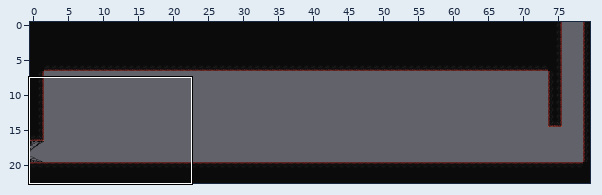
Tiled map: tiled/main4-miniboss.tmx. The picture above shows the old version from afar; the outline marks the close-up.
Close-up. Before the edit:
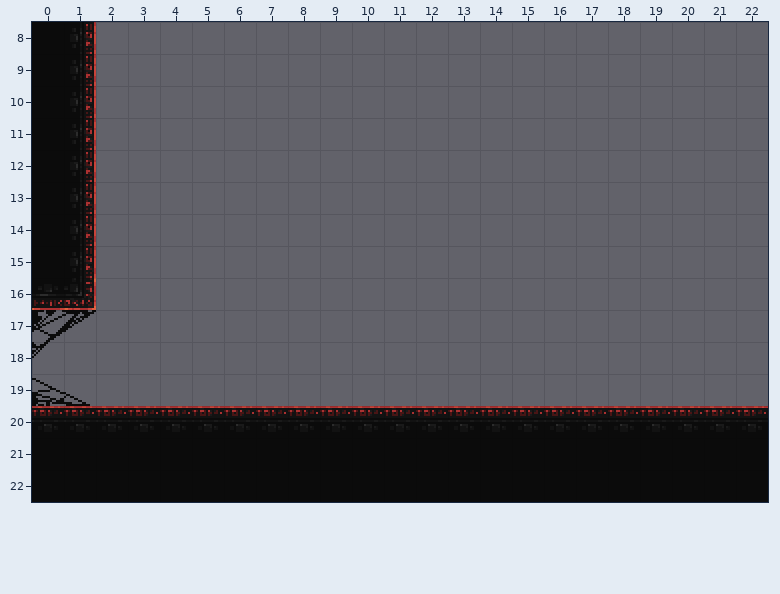
Cells are 16x16 px. Shown: x 0..22, y 8..22.
The same view after the edit:
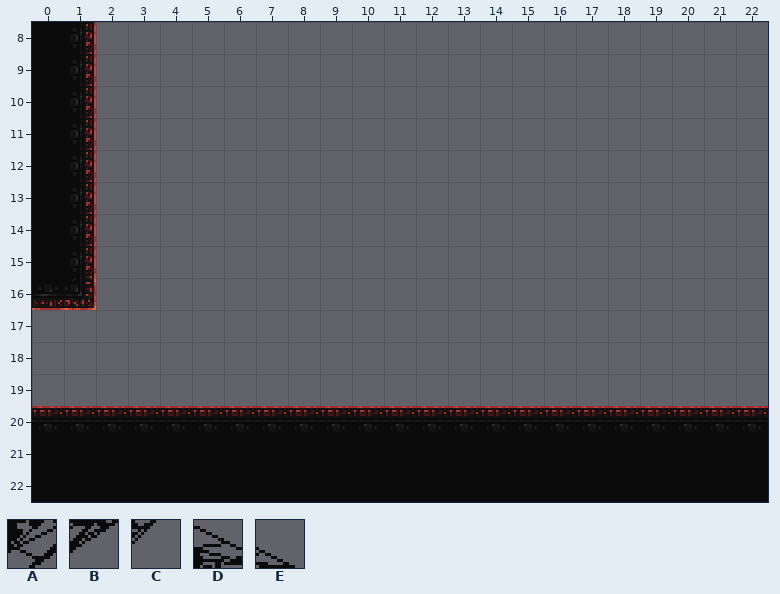
Key: from "blood temple": A 101, B 102, C 117, D 133, E 134.
_ is an empty cell.
The exact change:
Layer "gate" (removed):
y 17: x 0..1 AB -> __
y 18: x 0 C -> _
y 19: x 0..1 DE -> __
Boxes around the changes in both close-ups, in picture pixels (x1, y1, x2, y2):
removed: (32, 310, 96, 406)
